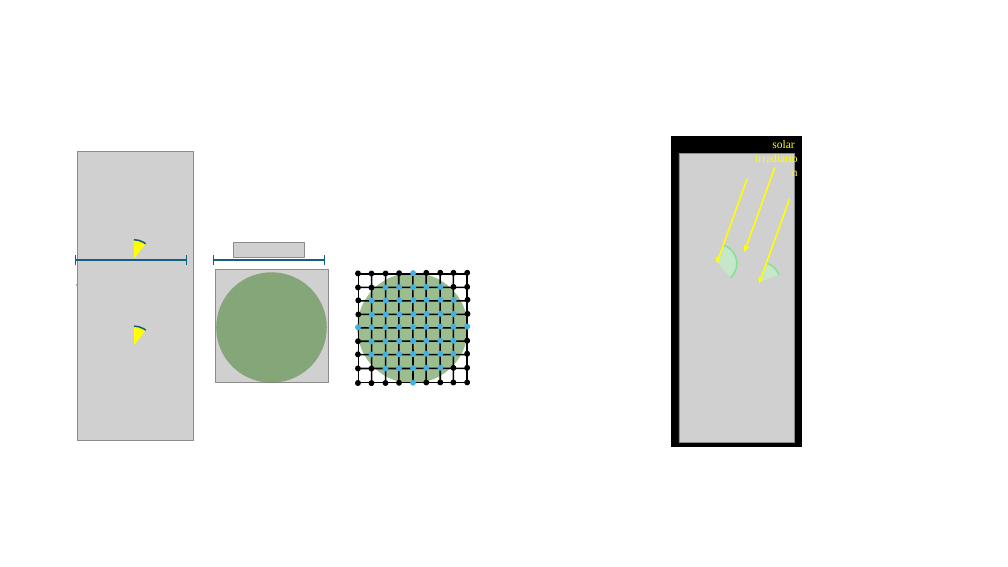
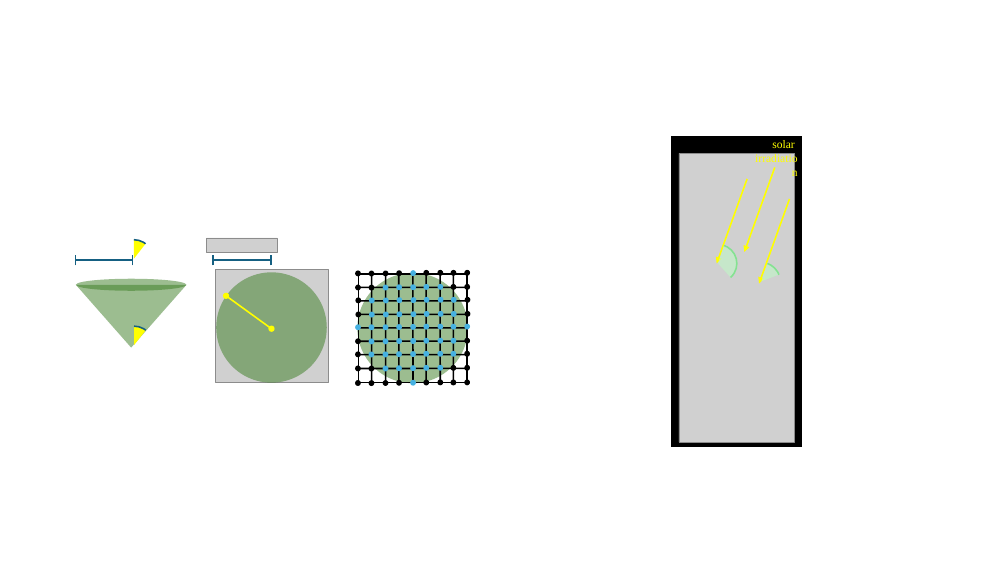
Before and after one commit to carlacupcake/smartfarm, a slide deck: slide 1 of paper/figures/smartfarm-paper-visuals.pptx. Drawn at 1008x567 pixels with LibreOffice and Linux fonts; fonts in the diff are those of the drawing; grey boxes stand for pictures. Boxes give left, top, right and bottom in pixels: in the first picture for what was removed or moved away, otherwise in the second. Text is boxed around its words. In the diff, an @@ line names an element or a change of style, - is before the commit and + after.

```diff
--- a/paper/figures/smartfarm-paper-visuals.pptx
+++ b/paper/figures/smartfarm-paper-visuals.pptx
@@ picture removed at (77,151,193,440) @@
@@ picture: place and size @@
-picture at (234,243,304,258)
+picture at (206,238,277,253)
@@ line moved from (75, 260) - (187, 260) to (75, 260) - (132, 260) @@
@@ line moved from (187, 265) - (187, 255) to (132, 265) - (132, 255) @@
@@ line moved from (213, 260) - (324, 260) to (213, 260) - (271, 260) @@
@@ line moved from (324, 265) - (324, 255) to (271, 265) - (271, 255) @@
@@ double arrow added from (226, 296) to (271, 329), #FFFF00 1.5 pt @@
```
Also in this commit, not shown: 1 other slide changed, 8 other files.
